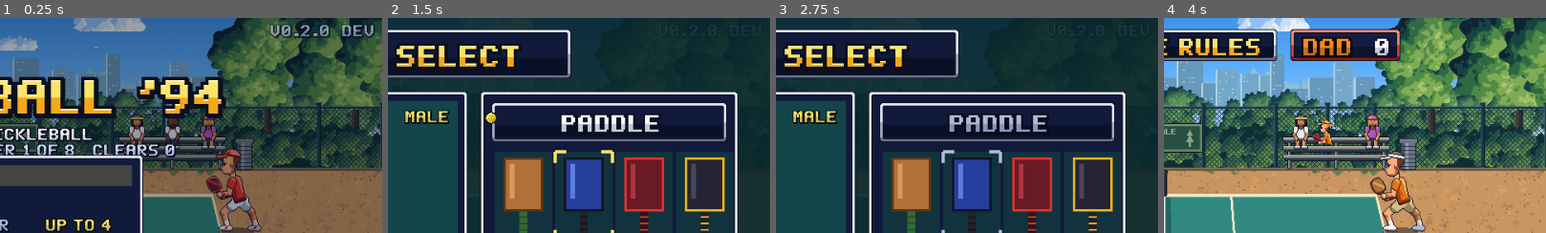
Above: before the commit, frames 1-4 (left to right).
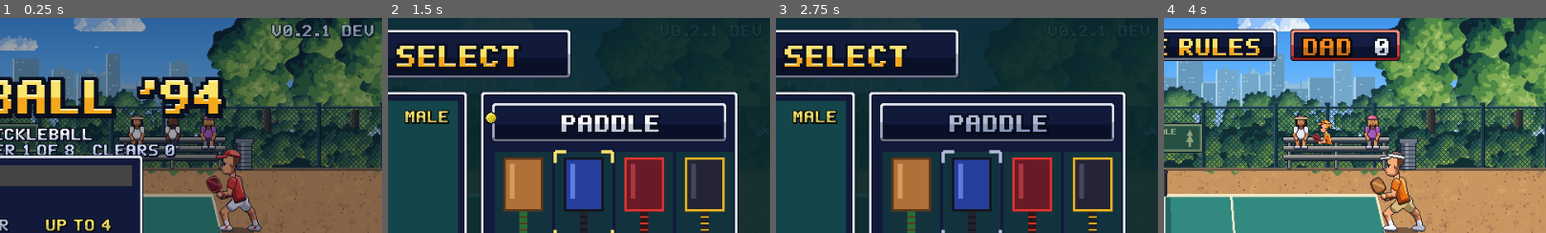
Above: after the commit, the same moments.

Repository: austinthedeveloper/pickleball-port-kit
Game: Godot game, scene res://scenes/main.tscn
The game is run twice, just before and just after one commit, with the same random seed, the same clock (stepped at 60 frames per second) and the same inputs.
Inputs (mouse positions are % of the whole screen's width and height, from its top left):
- Up to frame 1 (0.25 s): no input
- Up to frame 2 (1.5 s): tap Enter (start) at 0.5 s; hold D (move_right) 0.53-1.28 s; hold K (drive) 0.53-1.28 s; click (50, 50) at 0.67 s; move the mouse to (30, 55) at 1.27 s; hold S (move_down) from 1.28 s (still down); tap Space (hit) at 1.35 s
- Up to frame 3 (2.75 s): move the mouse to (60, 28) at 2.02 s; release S (move_down) at 2.03 s; hold D (move_right) from 2.03 s (still down); hold L (soft) from 2.03 s (still down)
- Up to frame 4 (4 s): move the mouse to (45, 70) at 2.77 s; release D (move_right) at 2.78 s; release L (soft) at 2.78 s; hold W (move_up) 2.78-3.53 s; tap Enter (start) at 2.85, 3.5 s; click (45, 70) at 2.92 s; move the mouse to (80, 65) at 3.52 s; hold A (move_left) from 3.53 s (still down); tap J at 3.6 s
The pictures show only the part of the screen within x 50-100%, y 0-50%; the shares and areas given below are measured in that part.

The runs differ from the first frame. In frame 1, 0.5% of the frame differs, in the area x 70-87%, y 3-10%; in frame 2, less than 0.1%; in frame 3, less than 0.1%; in frame 4, nothing differs.

Commit message:
Release 0.2.1: version bump and release notes
Fixes the macOS export (ETC2/ASTC import on, which universal builds need;
the art is lossless, so nothing looks different). The first release with
platform builds.

Co-Authored-By: Claude Opus 5.5 <noreply@anthropic.com>

Diff:
--- a/game/project.godot
+++ b/game/project.godot
@@ -10,7 +10,7 @@
 run/main_scene="res://scenes/main.tscn"
 config/features=PackedStringArray("4.7")
 config/icon="res://icon.png"
-config/version="0.2.0"
+config/version="0.2.1"
 boot_splash/bg_color=Color(0.04, 0.06, 0.12, 1)
 
 [autoload]
@@ -33,6 +33,8 @@
 
 [rendering]
 
+textures/vram_compression/import_etc2_astc=true
+
 textures/canvas_textures/default_texture_filter=0
 renderer/rendering_method="gl_compatibility"
 renderer/rendering_method.mobile="gl_compatibility"
--- a/game/tests/test_release.gd
+++ b/game/tests/test_release.gd
@@ -73,3 +73,5 @@
 	eq(platforms, ["Linux", "Web", "Windows Desktop", "macOS"])
 	eq(ProjectSettings.get_setting("rendering/renderer/rendering_method"), "gl_compatibility",
 		"the Compatibility renderer (Web needs it)")
+	check(ProjectSettings.get_setting("rendering/textures/vram_compression/import_etc2_astc", false),
+		"ETC2/ASTC import on: macOS universal (Apple Silicon) exports need it (v0.2.1)")
Not shown, changed: game/export_presets.cfg
Not shown, changed: design/PORT_ROADMAP.md
Not shown, changed: game/CHANGELOG.md
Not shown, changed: game/README.md
Not shown, changed: game/RELEASE_NOTES.md
